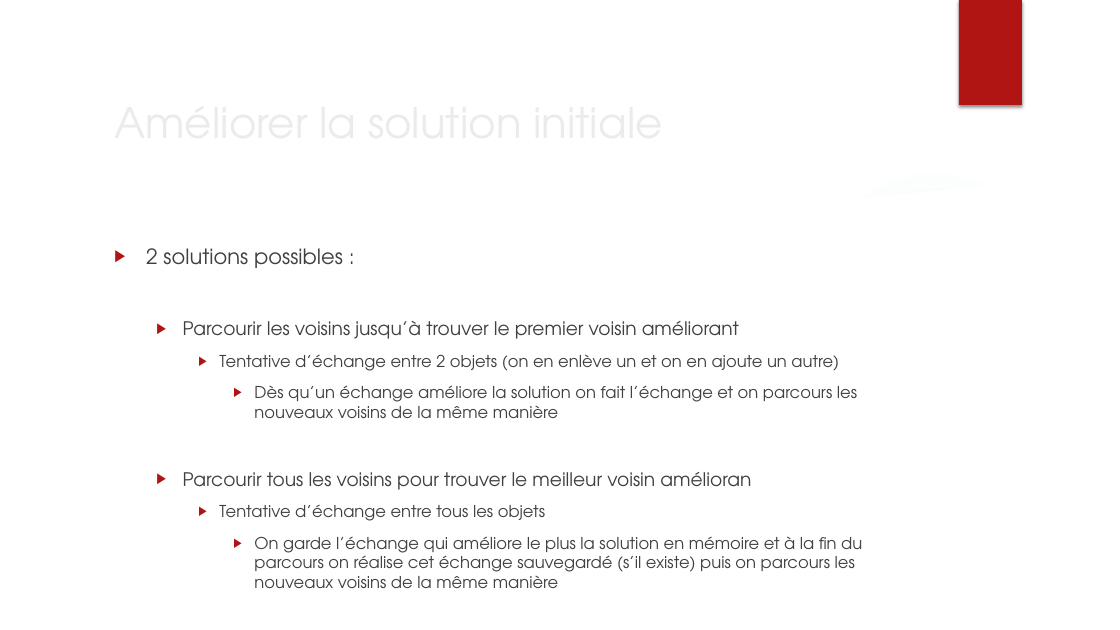
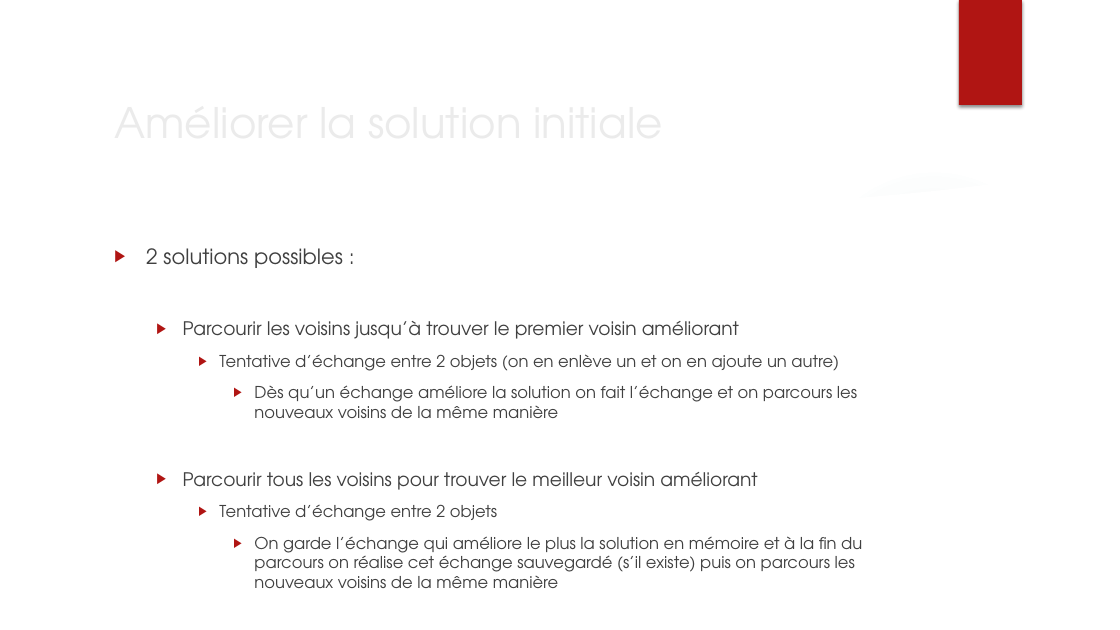
Before and after one commit to jordane-quincy/M2_MetaHeuristique, a slide deck: slide 7 of TP/Soutenance.pptx. Drawn at 1120x630 pixels with LibreOffice and Linux fonts; fonts in the diff are those of the drawing; background and template pictures are left out. Boxes give left, top, right and bottom in pixels: in the first picture for what was removed or moved away, otherwise in the second. Text is boxed around its words. In the diff, an @@ line names an element or a change of style, - is before the commit and + after.

```diff
--- a/TP/Soutenance.pptx
+++ b/TP/Soutenance.pptx
@@ text at [183,472,757,521]: text changed @@
-  ▶ Parcourir tous les voisins pour trouver le meilleur voisin amélioran
-    ▶ Tentative d’échange entre tous les objets
+  ▶ Parcourir tous les voisins pour trouver le meilleur voisin améliorant
+    ▶ Tentative d’échange entre 2 objets
```
Also in this commit, not shown: 4 other slides changed, 2 slides added, 2 slides removed.
